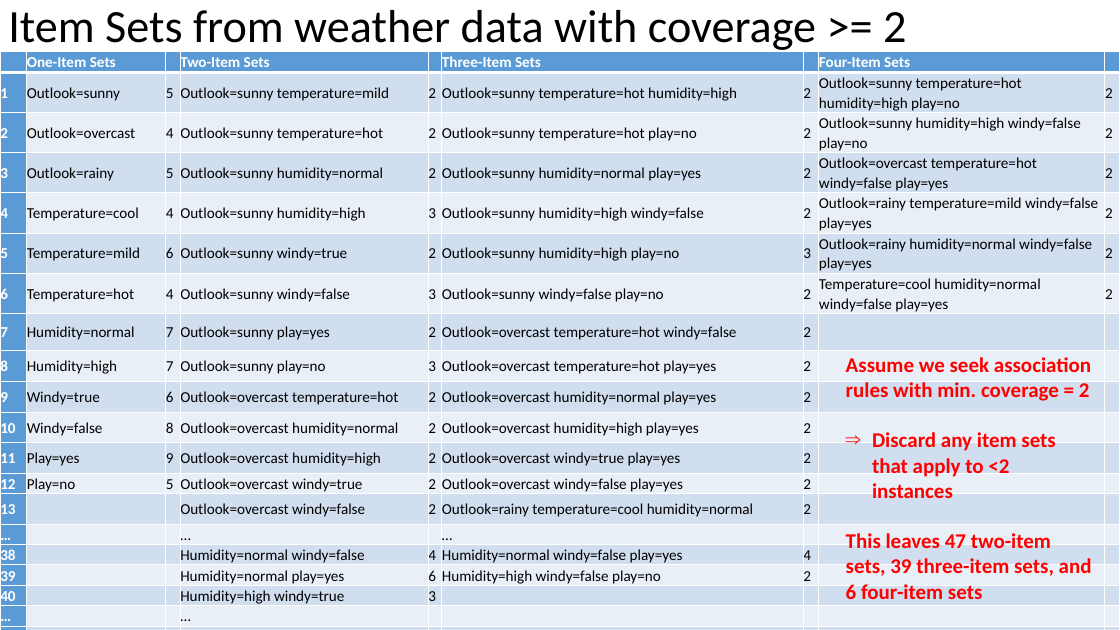
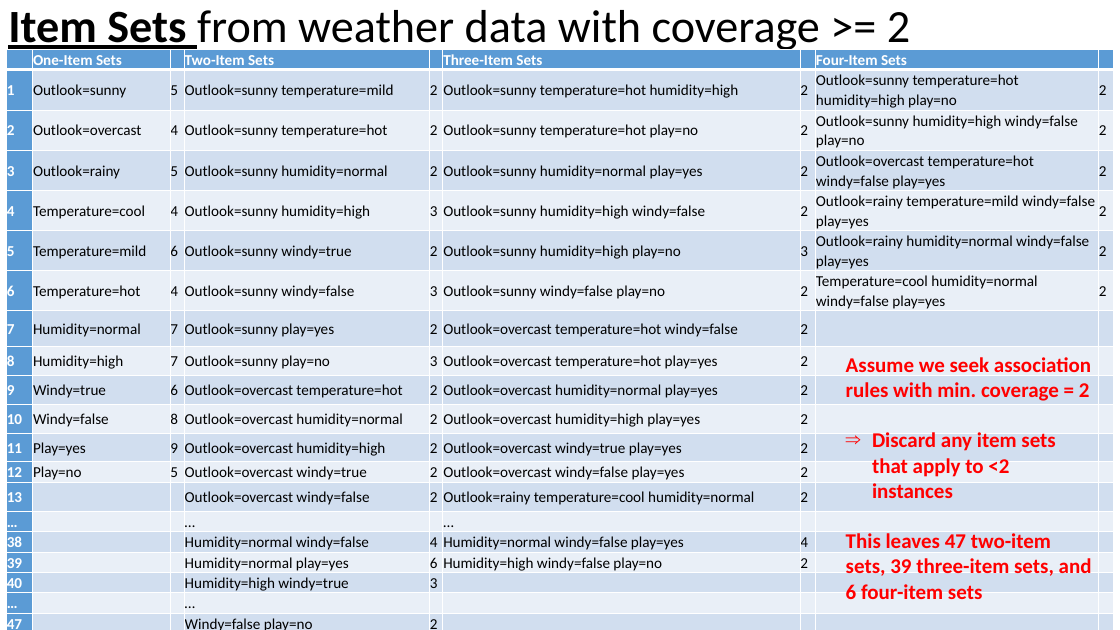
Before and after one commit to russellu/cs405, a slide deck: slide 12 of Lecture_06.pptx. Drawn at 1120x630 pixels with LibreOffice and Linux fonts; fonts in the diff are those of the drawing. Boxes give left, top, right and bottom in pixels: in the first picture for what was removed or moved away, otherwise in the second. Text is boxed around its words. In the diff, an @@ line names an element or a change of style, - is before the commit and + after.

```diff
--- a/Lecture_06.pptx
+++ b/Lecture_06.pptx
@@ title "Item Sets from weather data ..." at [8, 10, 910, 54]: bold on, underline on in "Item Sets" @@
@@ table: place and size @@
-table at [0, 52, 1120, 630]
+table at [7, 50, 1114, 630]
```
Also in this commit, not shown: 13 other slides changed, 1 slide added, 3 other files.
